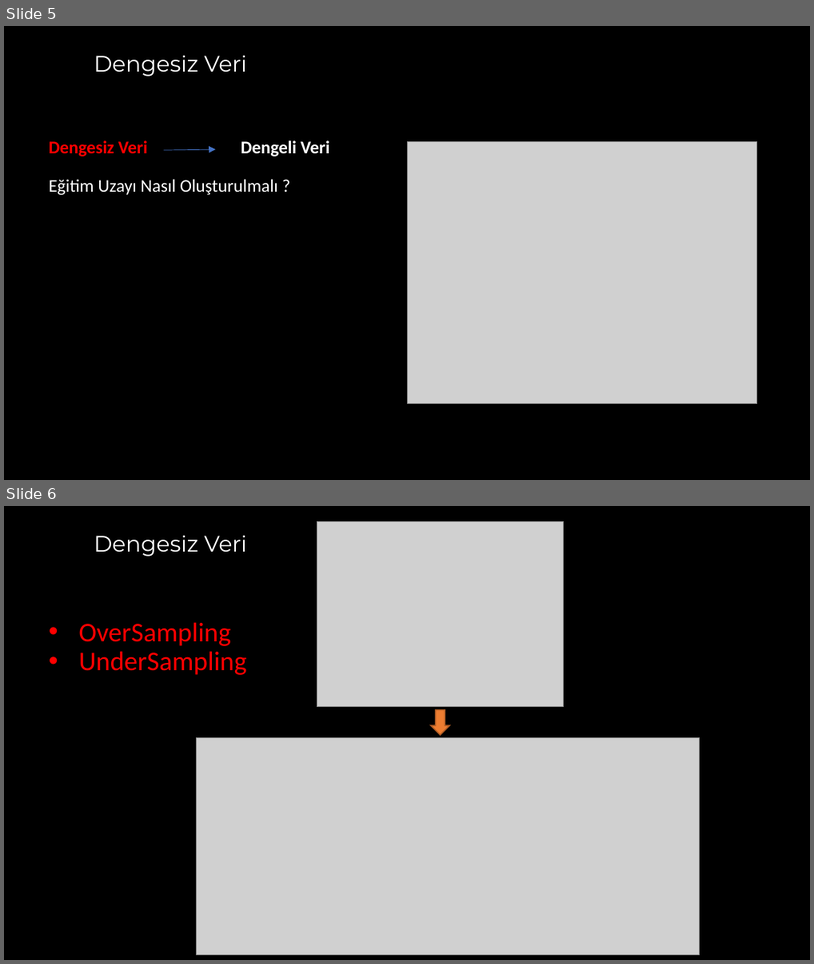
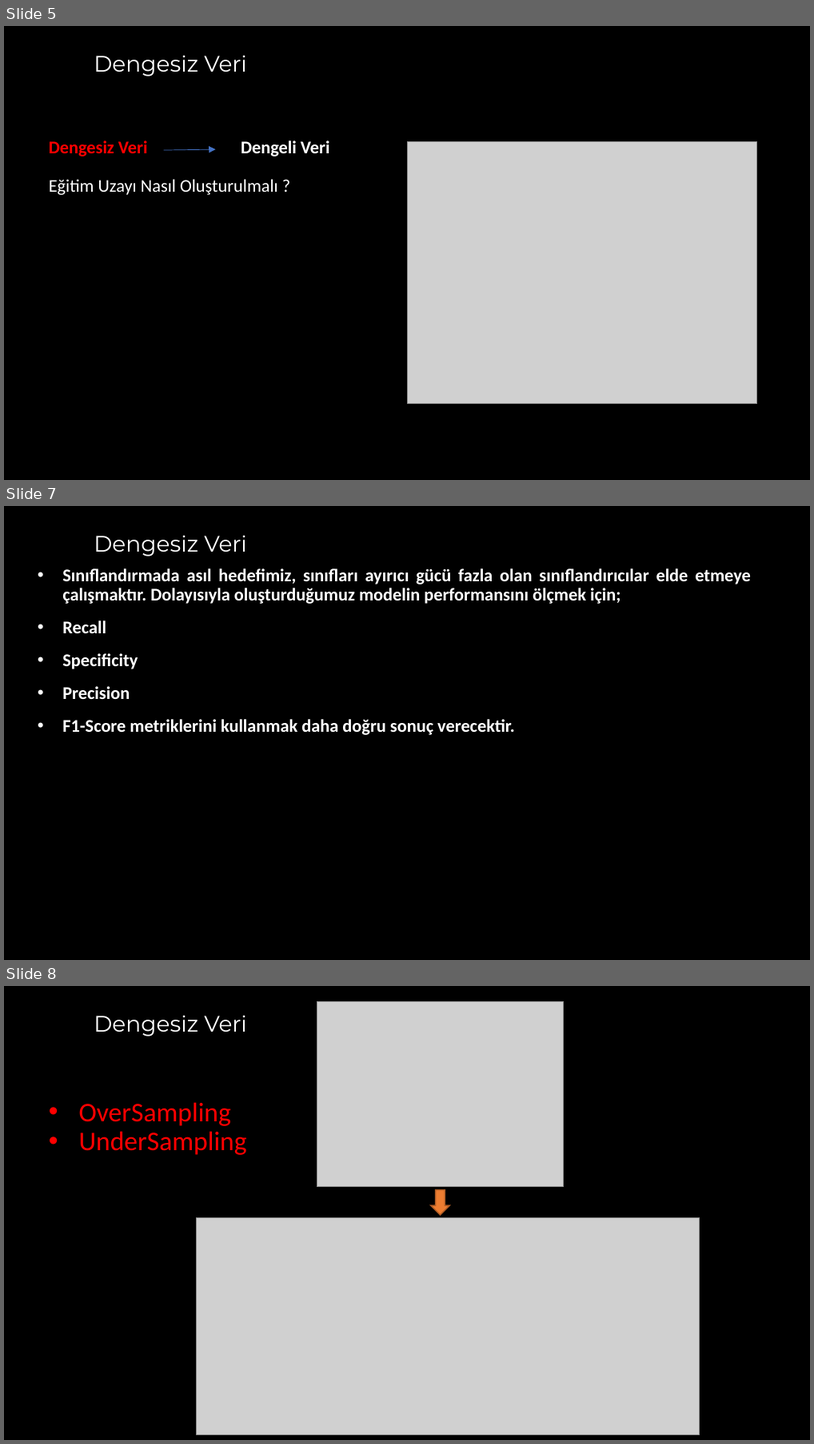
Before and after one commit to akaraci/Makine-Ogrenmesi, a slide deck: Sunular/MÖT-Hafta-4 - Underfitting_and_Overfitting.pptx. Shown one above the other, each under a label of ours: slides 5 and 6 before the commit, slides 5, 7 and 8 after it; the slides between them are not shown. The pictures are 814x964 and 814x1444 pixels, drawn with LibreOffice and Linux fonts; fonts in the diff are those of the drawing; grey boxes stand for pictures. Boxes give left, top, right and bottom in pixels: in the first picture for what was removed or moved away, otherwise in the second. Text is boxed around its words. In the diff, an @@ line names an element or a change of style, - is before the commit and + after.

```diff
--- a/Sunular/MÖT-Hafta-4 - Underfitting_and_Overfitting.pptx
+++ b/Sunular/MÖT-Hafta-4 - Underfitting_and_Overfitting.pptx
@@ slide 7 added at box(4, 506, 810, 960), background #000000 @@
@@ title added at box(94, 535, 247, 556), 20 pt, text #FFFFFF @@
+Dengesiz Veri
@@ text added at box(62, 568, 751, 735), 16 pt, text #FFFFFF, bold @@
+• Sınıflandırmada asıl hedefimiz, sınıfları ayırıcı gücü fazla olan sınıflandırıcılar elde etmeye çalışmaktır. Dolayısıyla oluşturduğumuz modelin performansını ölçmek için;
+• Recall
+• Specificity
+• Precision
+• F1-Score metriklerini kullanmak daha doğru sonuç verecektir.
@@ what was slide 6 is now slide 8 @@
```
Also in this commit, not shown: 4 other slides added.
